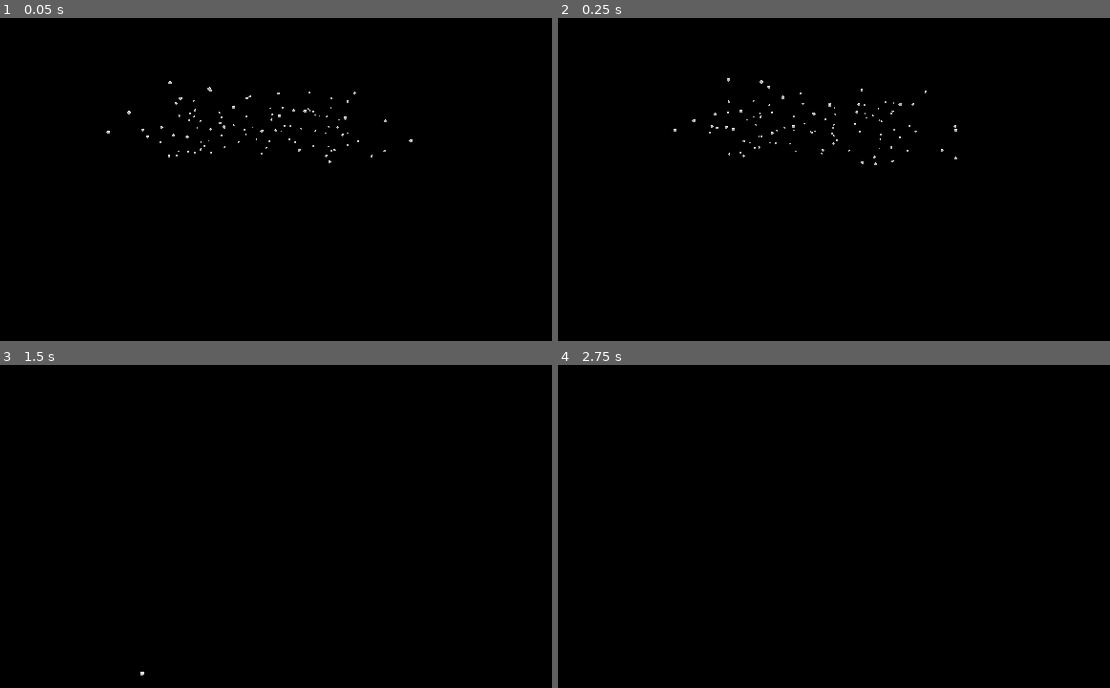
Above: before the commit, frames 1-4 (two rows, left to right).
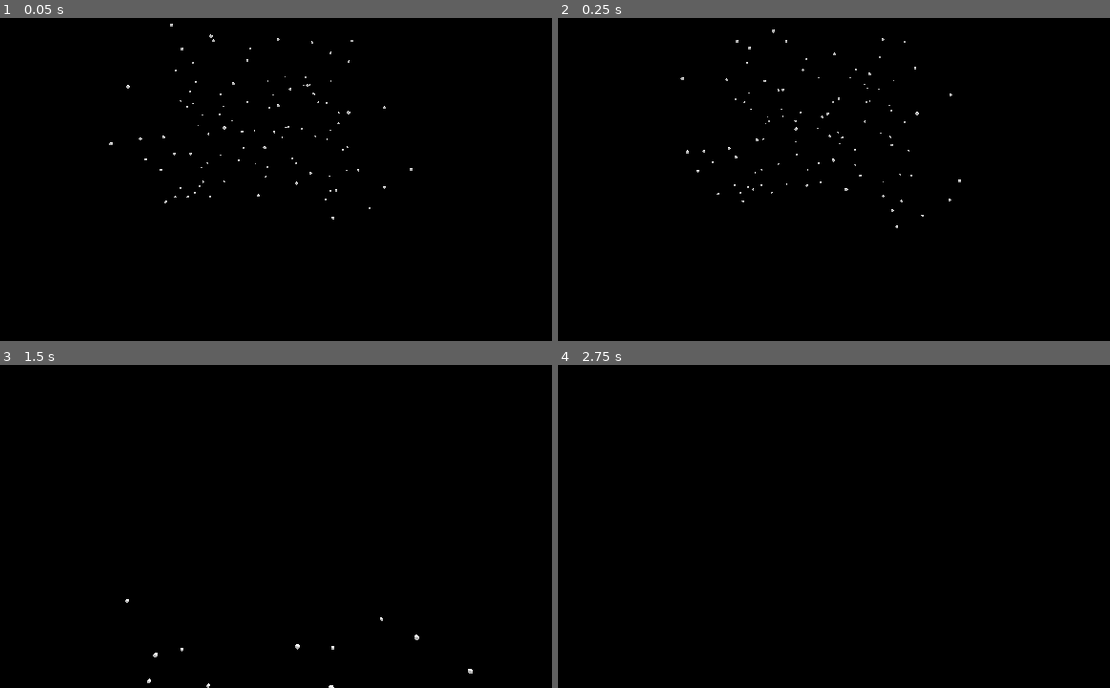
Above: after the commit, the same moments.

Repository: kingsiddhu/boids-godot
Game: Godot game, scene res://Assets/Main3.0.tscn
Two runs of this game, one before a commit and one after it. Both use one fixed random seed, a clock stepped at 60 frames per second and the inputs below.
Inputs (mouse positions are in pixels of both pictures, inside the frame that each line leads up to):
- Up to frame 1 (0.05 s): no input
- Up to frame 2 (0.25 s): no input
- Up to frame 3 (1.5 s): move the mouse to (226, 558) at 0.52 s; hold Shift 0.53-1.28 s; hold W from 0.53 s (still down); click (226, 558) at 0.67 s; move the mouse to (496, 539) at 1.27 s; tap Ctrl at 1.35 s
- Up to frame 4 (2.75 s): tap Enter at 2 s; move the mouse to (596, 410) at 2.02 s; release W at 2.03 s; hold A from 2.03 s (still down); hold Shift from 2.03 s (still down)

The runs differ from the first frame. In frame 1, 0.5% of the frame differs, in the area x 19-75%, y 1-63%; in frame 2, 0.5%; in frame 3, 0.1%; in frame 4, nothing differs.

Commit message:
Merged Debug with boidSpawner

Diff:
--- a/Assets/Main3.0.tscn
+++ b/Assets/Main3.0.tscn
@@ -1,11 +1,10 @@
-[gd_scene load_steps=14 format=3 uid="uid://dry4n2alw8f6c"]
+[gd_scene load_steps=13 format=3 uid="uid://dry4n2alw8f6c"]
 
 [ext_resource type="Script" uid="uid://t6136j2ir5il" path="res://Assets/boidSpawner.gd" id="1_h4bx0"]
 [ext_resource type="PackedScene" uid="uid://bpfru02q8e6wo" path="res://Assets/boid.tscn" id="2_870tr"]
 [ext_resource type="Script" uid="uid://bkuxrdlc6ng6h" path="res://Assets/boidResource.gd" id="2_cdoht"]
-[ext_resource type="Script" uid="uid://bqs1knj2ygjje" path="res://Assets/avoidermarker.gd" id="4_cdoht"]
+[ext_resource type="PackedScene" uid="uid://6vafswhl2mg2" path="res://Avoider.tscn" id="4_cdoht"]
 [ext_resource type="Script" uid="uid://dwj8q0bub5143" path="res://Assets/cam.gd" id="4_l1les"]
-[ext_resource type="Script" uid="uid://daxa0duq2kva4" path="res://Assets/debug.gd" id="5_870tr"]
 
 [sub_resource type="ProceduralSkyMaterial" id="ProceduralSkyMaterial_5we7w"]
 sky_horizon_color = Color(0.662243, 0.671743, 0.686743, 1)
@@ -39,13 +38,13 @@
 metadata/_custom_type_script = "uid://bkuxrdlc6ng6h"
 
 [sub_resource type="SphereShape3D" id="SphereShape3D_cdoht"]
-radius = 20.0
+radius = 16.87
 
 [sub_resource type="BoxShape3D" id="BoxShape3D_cdoht"]
-size = Vector3(95.4827, 27.4691, 103.775)
+size = Vector3(95.4827, 69.6707, 103.775)
 
 [sub_resource type="BoxShape3D" id="BoxShape3D_870tr"]
-size = Vector3(85.9344, 24.7222, 93.3975)
+size = Vector3(85.9344, 62.7036, 93.3975)
 
 [node name="Main3_0" type="Node3D"]
 
@@ -57,7 +56,7 @@
 shadow_enabled = true
 
 [node name="VisibleOnScreenNotifier3D" type="VisibleOnScreenNotifier3D" parent="."]
-aabb = AABB(-47.7413, -13.7346, -51.8875, 95.4827, 27.4691, 103.775)
+aabb = AABB(-47.7413, -34.8354, -51.8875, 95.4827, 69.6707, 103.775)
 script = ExtResource("1_h4bx0")
 boidData = SubResource("Resource_870tr")
 numberOfBoids = 100
@@ -66,19 +65,14 @@
 
 [node name="Avoiders" type="Node3D" parent="VisibleOnScreenNotifier3D"]
 
-[node name="Marker3D" type="Marker3D" parent="VisibleOnScreenNotifier3D/Avoiders"]
-transform = Transform3D(1, 0, 0, 0, 1, 0, 0, 0, 1, 25.4001, 0, 20.7663)
-gizmo_extents = 10.0
-script = ExtResource("4_cdoht")
-mul = 20.0
+[node name="Marker3D" parent="VisibleOnScreenNotifier3D/Avoiders" instance=ExtResource("4_cdoht")]
+transform = Transform3D(1, 0, 0, 0, 1, 0, 0, 0, 1, 35.6835, 0, 48.6681)
+mul = 16.87
 
-[node name="Area3D" type="Area3D" parent="VisibleOnScreenNotifier3D/Avoiders/Marker3D"]
-
-[node name="CollisionShape3D" type="CollisionShape3D" parent="VisibleOnScreenNotifier3D/Avoiders/Marker3D/Area3D"]
+[node name="CollisionShape3D" parent="VisibleOnScreenNotifier3D/Avoiders/Marker3D/Area3D" index="0"]
 shape = SubResource("SphereShape3D_cdoht")
 
 [node name="DEBUG" type="Node3D" parent="VisibleOnScreenNotifier3D"]
-script = ExtResource("5_870tr")
 
 [node name="Area3D" type="Area3D" parent="VisibleOnScreenNotifier3D/DEBUG"]
 
@@ -90,10 +84,12 @@
 
 [node name="CollisionShape3D" type="CollisionShape3D" parent="VisibleOnScreenNotifier3D/DEBUG/Area3D2"]
 shape = SubResource("BoxShape3D_870tr")
-debug_color = Color(0.678431, 0.505882, 0, 0.172549)
+debug_color = Color(0, 0.557824, 0.899304, 0.172549)
 
 [node name="Node3D" type="Node3D" parent="."]
 script = ExtResource("4_l1les")
 
 [node name="Camera3D" type="Camera3D" parent="Node3D"]
 transform = Transform3D(1, 0, 0, 0, 1, 0, 0, 0, 1, 0, 0, 132.331)
+
+[editable path="VisibleOnScreenNotifier3D/Avoiders/Marker3D"]
--- a/Assets/avoidermarker.gd
+++ b/Assets/avoidermarker.gd
@@ -1,3 +1,15 @@
+@tool
 extends Marker3D
 
-@export var mul : float = 1.0
+@export var mul : float = 1.0:
+	get:
+		return mul
+	set(val):
+		if Engine.is_editor_hint():
+			get_child(0).get_child(0).shape.radius = val
+		mul = val
+
+func _enter_tree() -> void:
+	var shape = SphereShape3D.new()
+	shape.radius = mul
+	get_child(0).get_child(0).shape = shape
--- a/Assets/boid.tscn
+++ b/Assets/boid.tscn
@@ -4,7 +4,7 @@
 
 [sub_resource type="SphereMesh" id="SphereMesh_ysevq"]
 
-[node name="RigidBody3D" type="Node3D"]
+[node name="Boid" type="Node3D"]
 script = ExtResource("1_nxohh")
 
 [node name="MeshInstance3D" type="MeshInstance3D" parent="."]
--- a/Assets/boidSpawner.gd
+++ b/Assets/boidSpawner.gd
@@ -1,3 +1,4 @@
+@tool
 extends VisibleOnScreenNotifier3D
 
 @export var boidData : Boid
@@ -9,44 +10,74 @@
 
 
 @export var bordermag : float = .9
-@onready var enve = aabb.position
-@onready var epve = aabb.size + enve
+@onready var enve := aabb.position
+@onready var epve := aabb.size + enve
 
-@onready var bsafen = enve * bordermag
-@onready var bsafep = epve * bordermag
+@onready var bsafen := enve * bordermag
+@onready var bsafep := epve * bordermag
+@onready var thread : Thread = Thread.new()
+
+@export var debug : bool = false:
+	get:
+		return debug
+	set(val):
+
+		$DEBUG.visible = val
+		debug = val
+@export var update : bool = false:
+	get:
+		return update
+	set(val):
+		print(val)
+		update = false
+		$DEBUG/Area3D/CollisionShape3D.shape.size = aabb.size
+		$DEBUG/Area3D2/CollisionShape3D.shape.size = aabb.size *bordermag
 
 
 # Called when the node enters the scene tree for the first time.
 func _ready():
-	prints(enve,epve)
-	randomize()
+	if not Engine.is_editor_hint():
+		_avoiders = $Avoiders.get_children()
+		prints(enve,epve)
+		randomize()
 
-	for i in range(numberOfBoids):
-		var instance = boidData.boidScene.instantiate()
-		$Boids.add_child(instance)
-		_boids.append(instance)
-		instance.set_position( Vector3(
-			randf_range(aabb.position.x, aabb.size.x+aabb.position.x),
-			randf_range(aabb.position.y, aabb.size.y+aabb.position.y),
-			randf_range(aabb.position.z, aabb.size.z+aabb.position.z)
-		))
-		instance.Parent = self
-		instance.maxVelocity = boidData.maxVelocity
-		instance.maxAcceleration = boidData.maxAcceleration
+		for i in range(numberOfBoids):
+			var instance = boidData.boidScene.instantiate()
+			$Boids.add_child(instance)
+			_boids.append(instance)
+			instance.set_position( Vector3(
+				randf_range(aabb.position.x, aabb.size.x+aabb.position.x),
+				randf_range(aabb.position.y, aabb.size.y+aabb.position.y),
+				randf_range(aabb.position.z, aabb.size.z+aabb.position.z)
+			))
+			instance.Parent = self
+			instance.maxVelocity = boidData.maxVelocity
+			instance.maxAcceleration = boidData.maxAcceleration
 
 func _process(delta):
+	if not Engine.is_editor_hint():
+		if is_on_screen():
+			#thread.start(_run.bind(delta, $Avoiders.get_children()))
+			_run(delta)
 
+func _run(delta):
+	_detectNeighbors()
+	_cohesion()
+	_separation()
+	_alignment()
+	_randomness()
+	_borders(delta)
+	for i in _avoiders:
+		_escapePredator(i)
 
-	if is_on_screen():
-		_detectNeighbors()
-
-		_cohesion()
-		_separation()
-		_alignment()
-		_randomness()
-		_borders(delta)
-		for i in $Avoiders.get_children():
-			_escapePredator(i)
+	#call_deferred("_detectNeighbors")
+	#call_deferred("_cohesion")
+	#call_deferred("_separation")
+	#call_deferred("_alignment")
+	#call_deferred("_randomness")
+	#call_deferred("_borders", delta)
+	#for i in _avoiders:
+	#	call_deferred("_escapePredator",i)
 
 func _detectNeighbors():
 	for i in range(_boids.size()):
@@ -76,7 +107,6 @@
 
 		var direction = averagePos - _boids[i].get_position()
 		_boids[i].acceleration += direction * boidData.cohesionWeight
-
 func _separation():
 	for i in range(_boids.size()):
 		var neighbors = _boids[i].neighbors
@@ -93,7 +123,6 @@
 			var direction = _boids[i].get_position() - neighbors[j].get_position()
 			direction = direction.normalized()
 			_boids[i].acceleration += direction * distMultiplier * boidData.separationWeight
-
 func _alignment():
 	for i in range(_boids.size()):
 		var neighbors = _boids[i].neighbors
@@ -107,7 +136,10 @@
 		averageVel /= neighbors.size()
 
 		_boids[i].acceleration += averageVel * boidData.alignmentWeight
-
+func _randomness():
+	randomize()
+	for boid in _boids:
+		boid.acceleration += Vector3(randf_range(-1,1),randf_range(-1,1),randf_range(-1,1)).normalized() * boidData.randomnessFactor
 
 func _borders(delta):
 	for boid in _boids:
@@ -142,19 +174,12 @@
 			boid.acceleration += dir * boid.timeOutOfBorders * boidData.bordersWeight
 		else:
 			boid.timeOutOfBorders = 0
-
-func _randomness():
-	randomize()
-	for boid in _boids:
-		boid.acceleration += Vector3(randf_range(-1,1),randf_range(-1,1),randf_range(-1,1)).normalized() * boidData.randomnessFactor
-
 func _escapePredator(i):
 	for boid in _boids:
 		var dist = boid.get_position().distance_to(i.get_position())
 		if (dist < boidData.predatorMinDist):
 			var dir = (boid.get_position() - i.get_position()).normalized()
 			var multiplier = sqrt(1 - (dist / boidData.predatorMinDist)) * i.mul
-			boid.acceleration += dir * multiplier * boidData.predatorWeight / ($Avoiders.get_children().size())
-
-
-##DEBUHHGGGG
+			boid.acceleration += dir * multiplier * boidData.predatorWeight / (_avoiders.size())
+func _exit_tree() -> void:
+	thread.wait_to_finish()
--- a/Assets/debug.gd
+++ /dev/null
@@ -1,15 +0,0 @@
-@tool
-extends Node3D
-@export var update : bool = false:
-	get:
-		return update
-	set(val):
-		var aabb = get_parent().aabb
-		print(val)
-		update = false
-		$Area3D/CollisionShape3D.shape.size = aabb.size
-		$Area3D2/CollisionShape3D.shape.size = aabb.size * get_parent().bordermag
-
-func _process(delta: float) -> void:
-	pass
-	#rotation.x+=delta*10
--- /dev/null
+++ b/Avoider.tscn
@@ -0,0 +1,17 @@
+[gd_scene load_steps=3 format=3 uid="uid://6vafswhl2mg2"]
+
+[ext_resource type="Script" uid="uid://bqs1knj2ygjje" path="res://Assets/avoidermarker.gd" id="1_l7jnd"]
+
+[sub_resource type="SphereShape3D" id="SphereShape3D_l7jnd"]
+
+[node name="Marker3D" type="Marker3D"]
+gizmo_extents = 10.0
+script = ExtResource("1_l7jnd")
+
+[node name="Area3D" type="Area3D" parent="."]
+collision_layer = 0
+collision_mask = 0
+
+[node name="CollisionShape3D" type="CollisionShape3D" parent="Area3D"]
+shape = SubResource("SphereShape3D_l7jnd")
+debug_color = Color(0, 0.646967, 0.223719, 0.42)
Not shown, removed: Assets/debug.gd.uid
